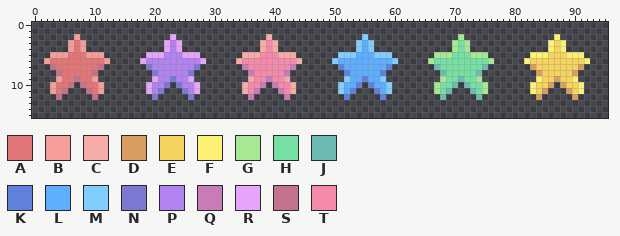
Two versions of one pixel-art file, Assets/Art/Environment/Beach/Starfish/Beach_Starfish.aseprite. That is the earlier state.
96x16 pixels, 1 frame.
Palette (. is transparent): A #e27676  B #f59e98  C #f7aba6  D #d99e5f  E #f4d35e  F #fcf174  G #a7e895  H #76e0a2  J #6cbab2  K #6081db  L #5daeff  M #82cdff  N #7979d1  P #b183f0  Q #c77bb9  R #e6a5fa  S #c4728b  T #f48aaa
Pixels before, first column x 2:
 2 .....B...............R...............C...............M...............G...............F.....
 3 ....BAB.............RPR.............CTC.............MLM.............GHG.............FEF....
 4 ....BAB.............RPR.............CTC.............MLM.............GHG.............FEF....
 5 .BBBAAABBB.......RRRPPPRRR.......CCCTTTCCC.......MMMLLLMMM.......GGGHHHGGG.......FFFEEEFFF.
 6 BAAAAAAAAAB.....RPPPPPPPPPR.....CTTTTTTTTTC.....MLLLLLLLLLM.....GHHHHHHHHHG.....FEEEEEEEEEF
 7 .SAAAAAAAS.......NPPPPPPPN.......QTTTTTTTQ.......KLLLLLLLK.......JHHHHHHHJ.......DEEEEEEED.
 8 ..SAAAAAS.........NPPPPPN.........QTTTTTQ.........KLLLLLK.........JHHHHHJ.........DEEEEED..
 9 ..BAASAAB.........RPPNPPR.........CTTQTTC.........MLLKLLM.........GHHJHHG.........FEEDEEF..
10 .BAAS.SAAB.......RPPN.NPPR.......CTTQ.QTTC.......MLLK.KLLM.......GHHJ.JHHG.......FEED.DEEF.
11 .BAS...SAB.......RPN...NPR.......CTQ...QTC.......MLK...KLM.......GHJ...JHG.......FED...DEF.
12 ..S.....S.........N.....N.........Q.....Q.........K.....K.........J.....J.........D.....D..
The result:
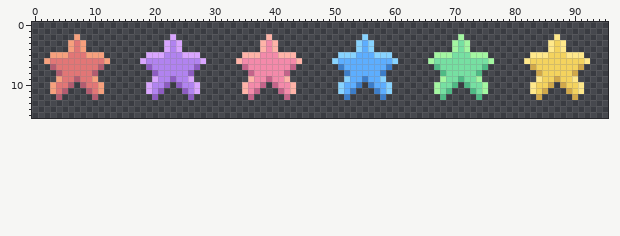
Difference:
colour B: #f59e98 -> #f7a07d
colour C: #f7aba6 -> #ffb3a8
colour D: #d99e5f -> #d1a84a
colour F: #fcf174 -> #ffe88a
colour G: #a7e895 -> #a3f7a1
colour J: #6cbab2 -> #4fba85
colour K: #6081db -> #3c7dc9
colour M: #82cdff -> #87d3ff
colour N: #7979d1 -> #8d5cc2
colour Q: #c77bb9 -> #c4648a
colour R: #e6a5fa -> #d9a5ff
colour S: #c4728b -> #b35c70
Boxes around the changes in both pictures, in picture pixels (x1, y1, x2, y2):
changed: (44, 34, 110, 100)
changed: (140, 34, 206, 100)
changed: (236, 34, 302, 100)
changed: (332, 34, 398, 100)
changed: (428, 34, 494, 100)
changed: (524, 34, 590, 100)
